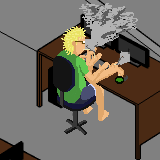
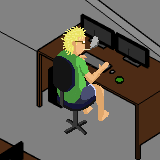
Two versions of the same layered image (w=160, h=160). Layer-by-layer changes:
hid group "Generalist move 8" (3 layers) over [69, 26, 125, 126]
hid group "Generalist move 7" (4 layers) over [69, 26, 128, 126]
hid group "Generalist move 6" (4 layers) over [69, 26, 130, 126]
hid group "Generalist move 5" (4 layers) over [69, 26, 125, 126]
hid group "Generalist move 4" (4 layers) over [69, 26, 125, 126]
hid group "Generalist move 3" (4 layers) over [69, 26, 125, 126]
hid group "Generalist move 2" (4 layers) over [69, 3, 138, 126]
hid group "Generalist move 1" (4 layers) over [69, 20, 125, 126]
hid group "Generalist move 0" (3 layers) over [69, 26, 125, 126]
showed group "Generalist" (3 layers) over [69, 26, 125, 126]
